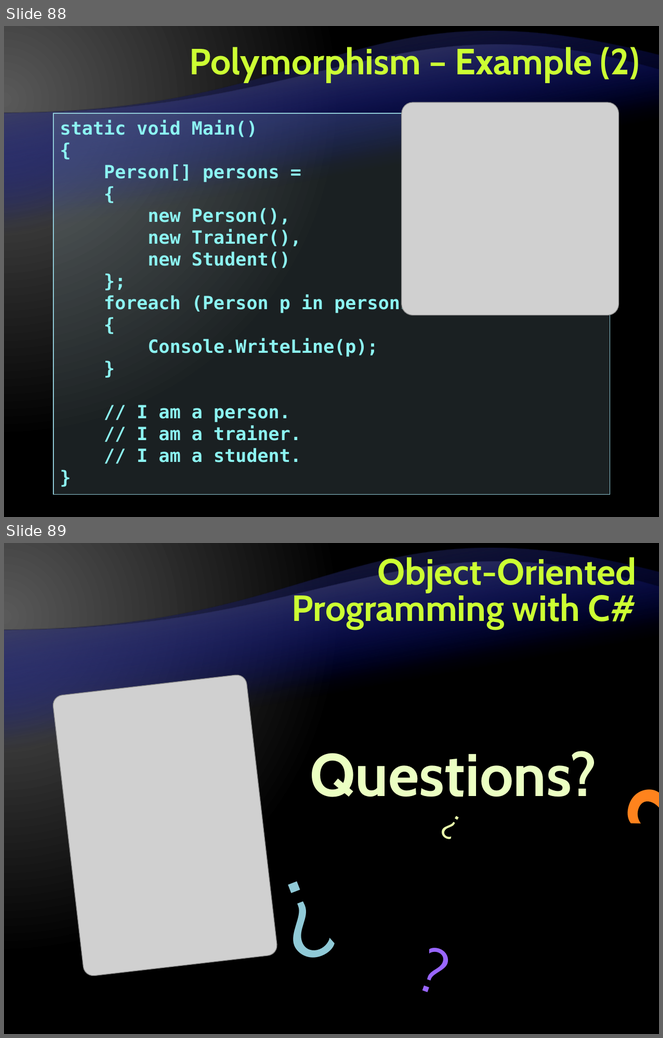
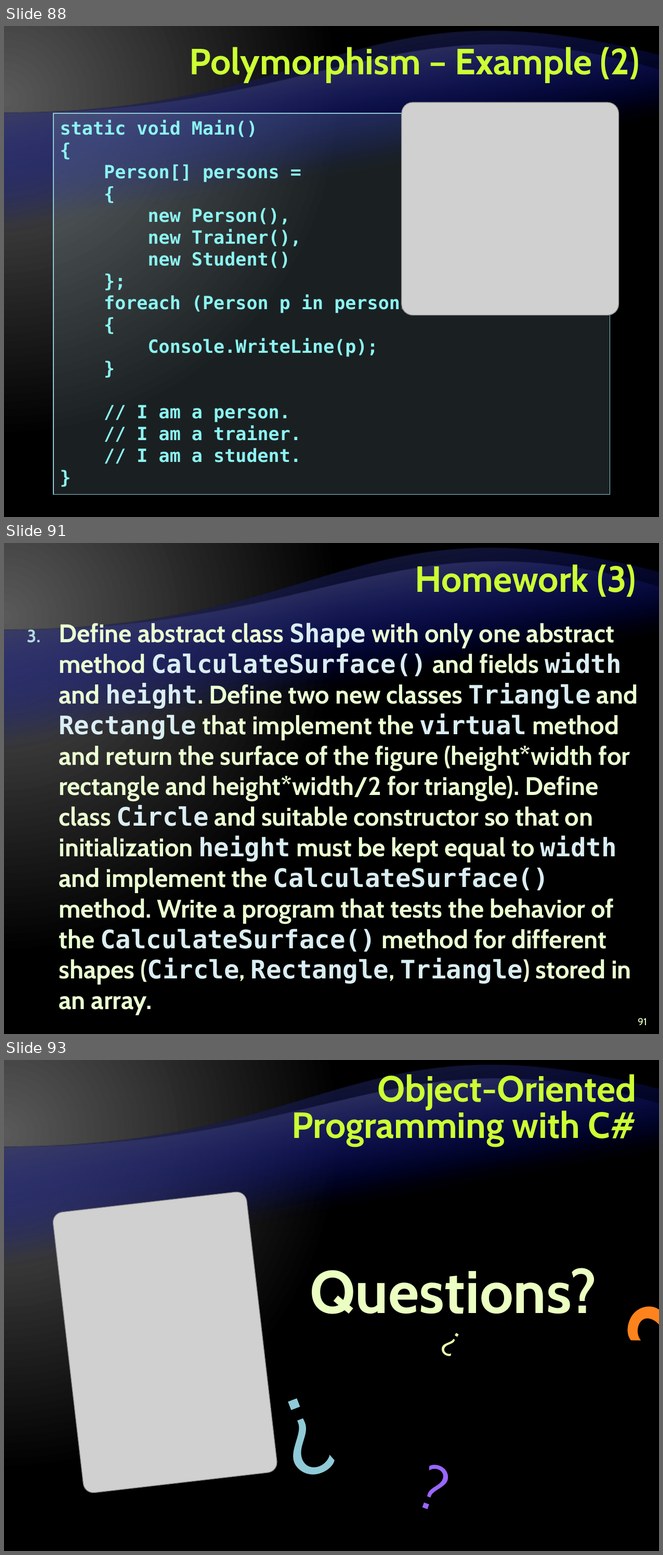
Before and after one commit to Lockheed01/aspnet-mvc-course, a slide deck: Lectures/4. Object-Oriented Programming with CSharp/Object-Oriented Programming with CSharp.pptx. Shown one above the other, each under a label of ours: slides 88 and 89 before the commit, slides 88, 91 and 93 after it; the slides between them are not shown. The pictures are 663x1038 and 663x1555 pixels, drawn with LibreOffice and Linux fonts; fonts in the diff are those of the drawing; grey boxes stand for pictures; background and template pictures are left out. Boxes give left, top, right and bottom in pixels: in the first picture for what was removed or moved away, otherwise in the second. Text is boxed around its words. In the diff, an @@ line names an element or a change of style, - is before the commit and + after.

```diff
--- a/Lectures/4. Object-Oriented Programming with CSharp/Object-Oriented Programming with CSharp.pptx
+++ b/Lectures/4. Object-Oriented Programming with CSharp/Object-Oriented Programming with CSharp.pptx
@@ slide 91 added at box(4, 543, 659, 1034), background gradient #595959 to #000000; not listed: 2 template elements that a slide beside it also shows @@
@@ title added at box(415, 561, 636, 597), 40 pt, text #CCFF33, bold @@
+Homework (3)
@@ text added at box(59, 621, 638, 1015), 28 pt, text #EBFFD2, bold @@
+3. Define abstract class Shape with only one abstract method CalculateSurface() and fields width and height. Define two new classes Triangle and Rectangle that implement the virtual method and return the surface of the figure (height*width for rectangle and height*width/2 for triangle). Define class Circle and suitable constructor so that on initialization height must be kept equal to width and implement the CalculateSurface() method. Write a program that tests the behavior of the CalculateSurface() method for different shapes (Circle, Rectangle, Triangle) stored in an array.
@@ page number added at box(638, 1018, 647, 1026), 11 pt, text #EBFFC2 @@
+91
@@ what was slide 89 is now slide 93 @@
```
Also in this commit, not shown: 3 other slides added.
